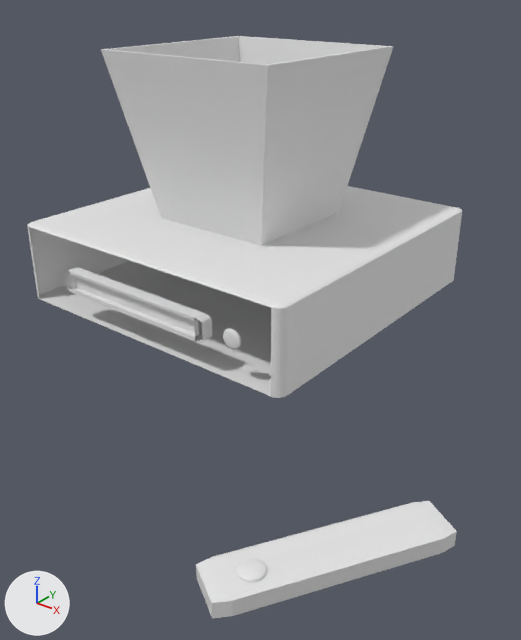
The FBX model art199_PatientZero/Assets/Art/Models/projector.fbx: old version first, new version second.
Both versions are drawn from a 50 mm lens placed at (2.82, -3.44, 1.91), pointed at (0.61, -0.68, 0.2). Lighting does not change. The marker at lower left points along +X, +Y and +Z. Where no turn or scale is listed for an object, it has been applied to the vertices. Vertices at the same position are counted once.
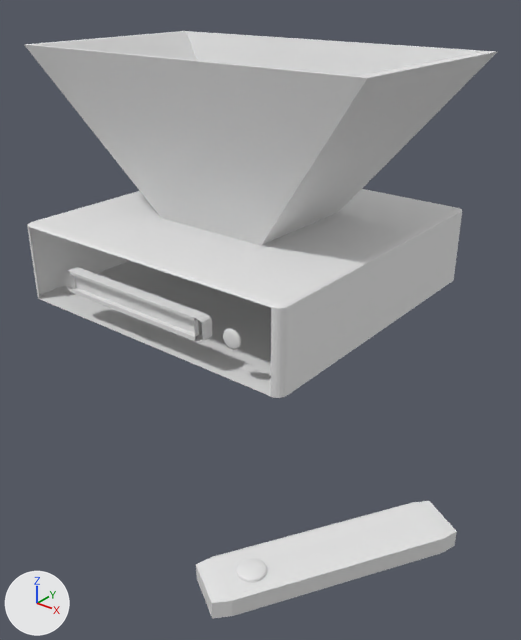
Changed parts and their boxes [x1, y1, x2, y2] in the pictures (521 x 640 px):
'Cube.002', reshaped (61% wider)
    before: [101, 36, 394, 245]
    after: [24, 31, 497, 245]

The edits, one by one:
me_cube_002 has 16 vertices, 12 faces and spans x -0.599..0.599, y -0.599..0.599, z 0.5..1.5.
me_cube_002 is used by ob_cube_002; location (0.0, -0.014, 0.0).
Part 1, on me_cube_002:
Vertex 1 of me_cube_002 moves from (-0.599, -0.599, 1.5) at pixel (100, 49) to (-1.198, -0.688, 1.5) at pixel (24, 44).
Vertex 3 of me_cube_002 moves from (-0.599, 0.599, 1.5) at pixel (237, 36) to (-1.198, 0.688, 1.5) at pixel (183, 31).
Vertex 5 of me_cube_002 moves from (0.599, -0.599, 1.5) at pixel (267, 65) to (1.198, -0.688, 1.5) at pixel (367, 78).
Vertex 7 of me_cube_002 moves from (0.599, 0.599, 1.5) at pixel (393, 46) to (1.198, 0.688, 1.5) at pixel (497, 51).
Vertex 8 of me_cube_002 moves from (-0.569, -0.569, 1.5) at pixel (108, 49) to (-1.138, -0.653, 1.5) at pixel (34, 44).
Vertex 9 of me_cube_002 moves from (-0.569, 0.569, 1.5) at pixel (238, 36) to (-1.138, 0.653, 1.5) at pixel (186, 31).
Vertex 10 of me_cube_002 moves from (0.569, 0.569, 1.5) at pixel (386, 46) to (1.138, 0.653, 1.5) at pixel (484, 51).
Vertex 11 of me_cube_002 moves from (0.569, -0.569, 1.5) at pixel (266, 64) to (1.138, -0.653, 1.5) at pixel (359, 76).
